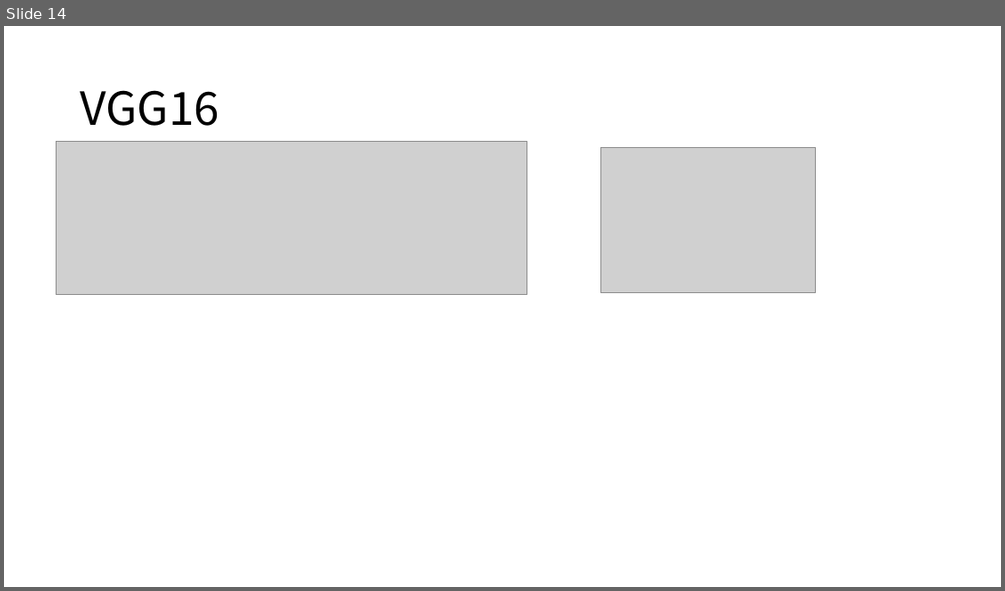
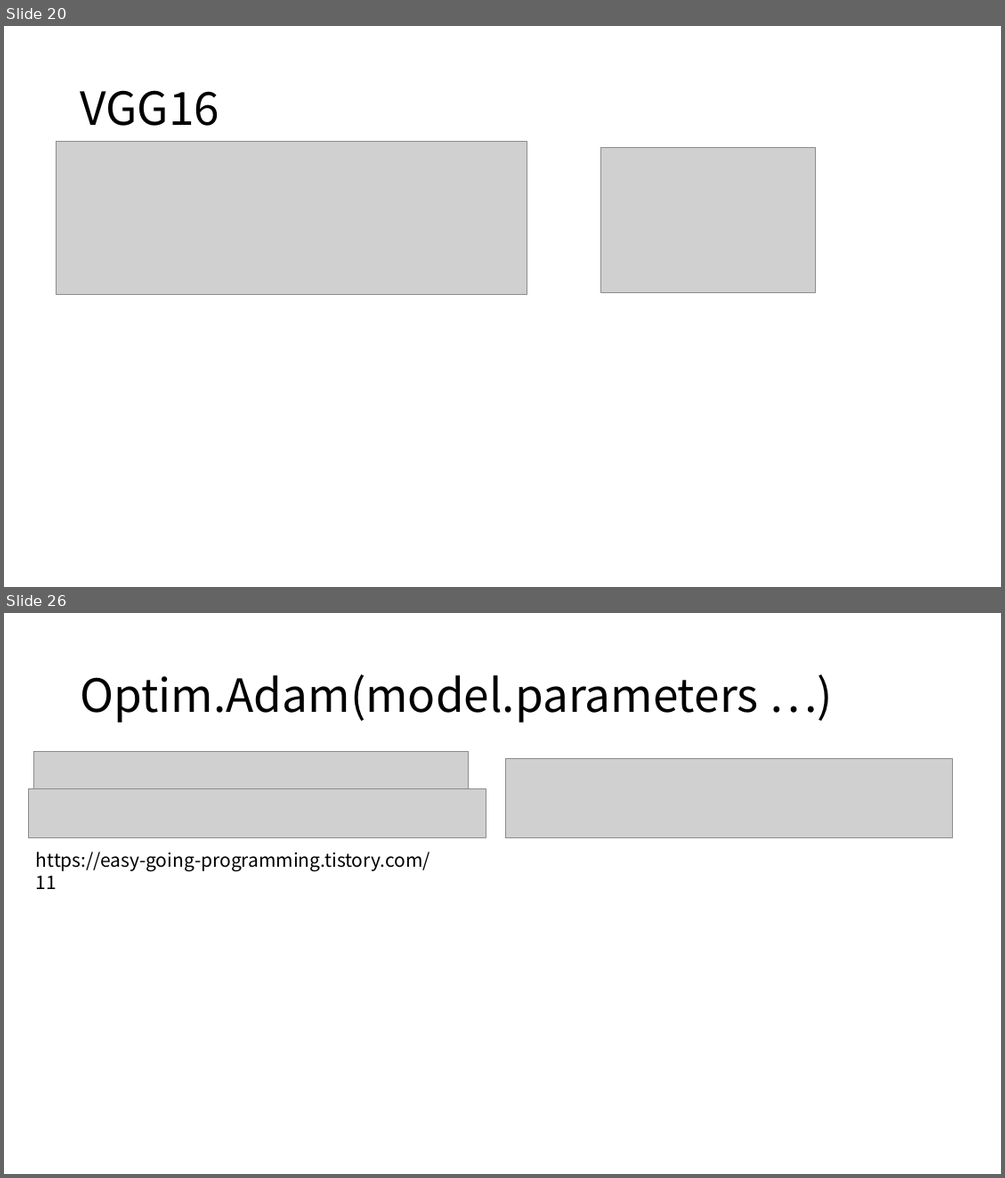
Before and after one commit to kimjh7669/DeepLearning_Practice, a slide deck: Tensorflow/TorchToKeras.pptx. Shown one above the other, each under a label of ours: slide 14 before the commit, slides 20 and 26 after it; the slides between them are not shown. The pictures are 1005x591 and 1005x1178 pixels, drawn with LibreOffice and Linux fonts; fonts in the diff are those of the drawing; grey boxes stand for pictures. Boxes give left, top, right and bottom in pixels: in the first picture for what was removed or moved away, otherwise in the second. Text is boxed around its words. In the diff, an @@ line names an element or a change of style, - is before the commit and + after.

```diff
--- a/Tensorflow/TorchToKeras.pptx
+++ b/Tensorflow/TorchToKeras.pptx
@@ slide 26 added at (4, 613, 1001, 1174), background #FFFFFF @@
@@ title added at (80, 674, 758, 722), 44 pt, text #000000 @@
+Optim.Adam(model.parameters …)
@@ picture added at (34, 751, 468, 788) @@
@@ picture added at (506, 759, 952, 837) @@
@@ picture added at (29, 788, 485, 837) @@
@@ text added at (36, 852, 430, 889), 18 pt, text #000000 @@
+https://easy-going-programming.tistory.com/11
@@ what was slide 14 is now slide 20 @@
```
Also in this commit, not shown: 2 slides changed, 9 other slides added, 9 other files.
